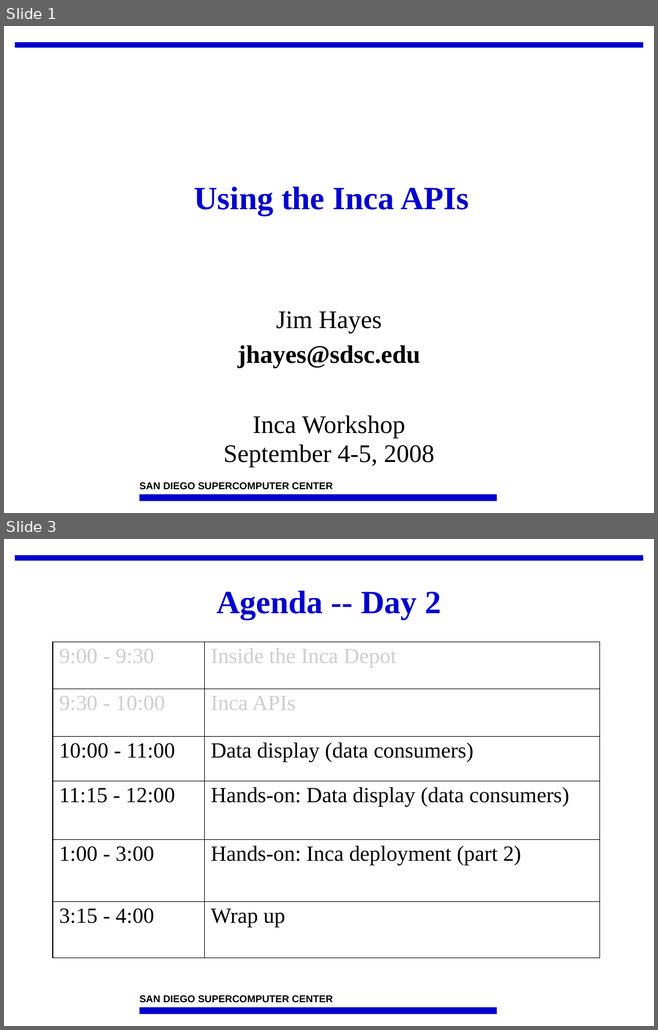
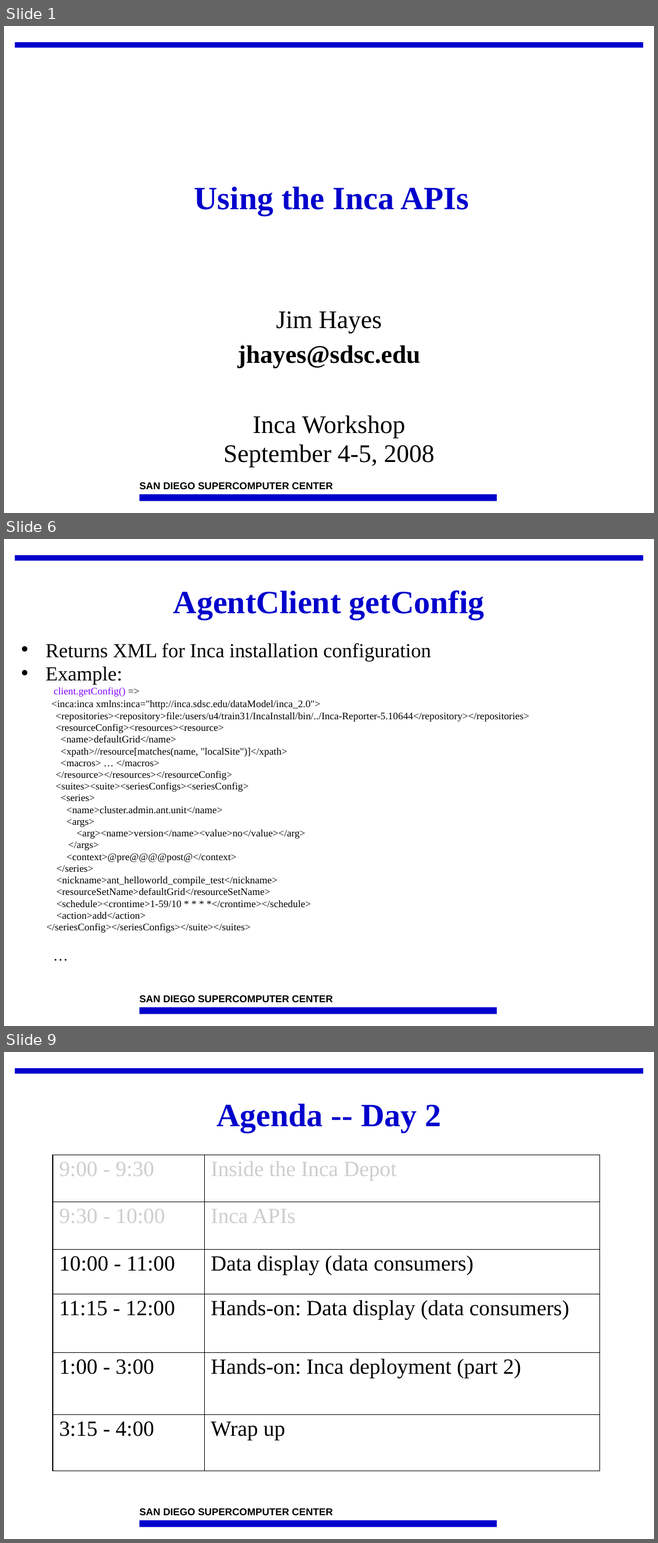
Before and after one commit to IncaProject/inca-xsede, a slide deck: talks/2008workshop/apis.ppt. Shown one above the other, each under a label of ours: slides 1 and 3 before the commit, slides 1, 6 and 9 after it; the slides between them are not shown. The pictures are 658x1030 and 658x1543 pixels, drawn with LibreOffice and Linux fonts; fonts in the diff are those of the drawing; background and template pictures are left out. Boxes give left, top, right and bottom in pixels: in the first picture for what was removed or moved away, otherwise in the second. Text is boxed around its words. In the diff, an @@ line names an element or a change of style, - is before the commit and + after.

```diff
--- a/talks/2008workshop/apis.ppt
+++ b/talks/2008workshop/apis.ppt
@@ slide 6 added at [4,539,654,1026], background #FFFFFF; not listed: 3 template elements that a slide beside it also shows @@
@@ title added at [173,590,484,620], 36 pt, text #0000CC, bold @@
+AgentClient getConfig
@@ text added at [46,643,529,933], 11.1 pt, text #000000 @@
+• Returns XML for Inca installation configuration
+• Example:
+  client.getConfig() =>
+<inca:inca xmlns:inca="http://inca.sdsc.edu/dataModel/inca_2.0">
+<repositories><repository>file:/users/u4/train31/IncaInstall/bin/../Inca-Reporter-5.10644</repository></repositories>
+<resourceConfig><resources><resource>
+<name>defaultGrid</name>
+<xpath>//resource[matches(name, "localSite")]</xpath>
+<macros> … </macros>
+</resource></resources></resourceConfig>
+<suites><suite><seriesConfigs><seriesConfig>
+<series>
+<name>cluster.admin.ant.unit</name>
+<args>
+<arg><name>version</name><value>no</value></arg>
+</args>
+<context>@pre@@@@post@</context>
+</series>
+<nickname>ant_helloworld_compile_test</nickname>
+<resourceSetName>defaultGrid</resourceSetName>
+<schedule><crontime>1-59/10 * * * *</crontime></schedule>
+<action>add</action>
+</seriesConfig></seriesConfigs></suite></suites>
+…
@@ what was slide 3 is now slide 9 @@
```
Also in this commit, not shown: 1 slide changed, 5 other slides added.
